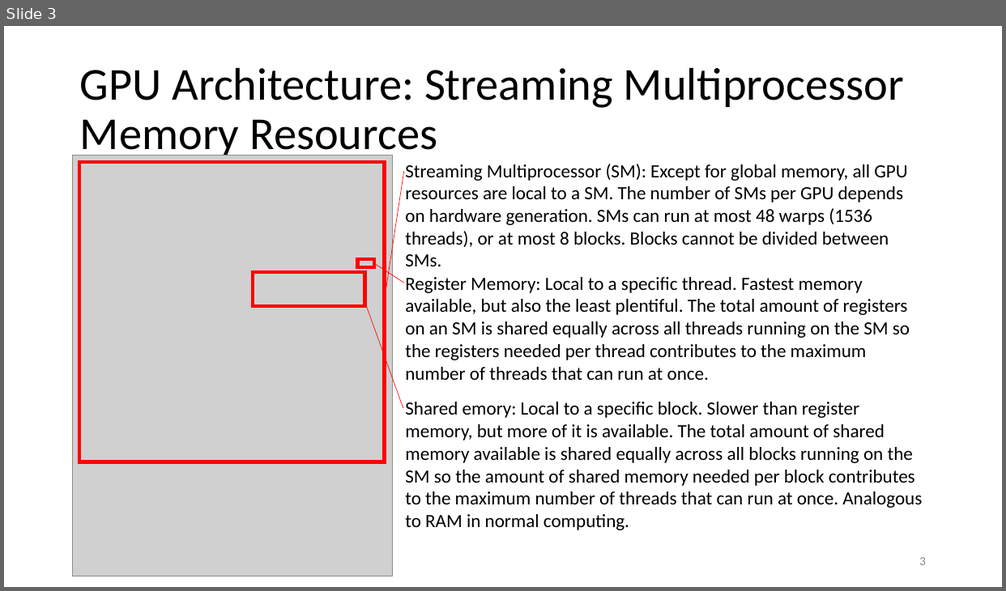
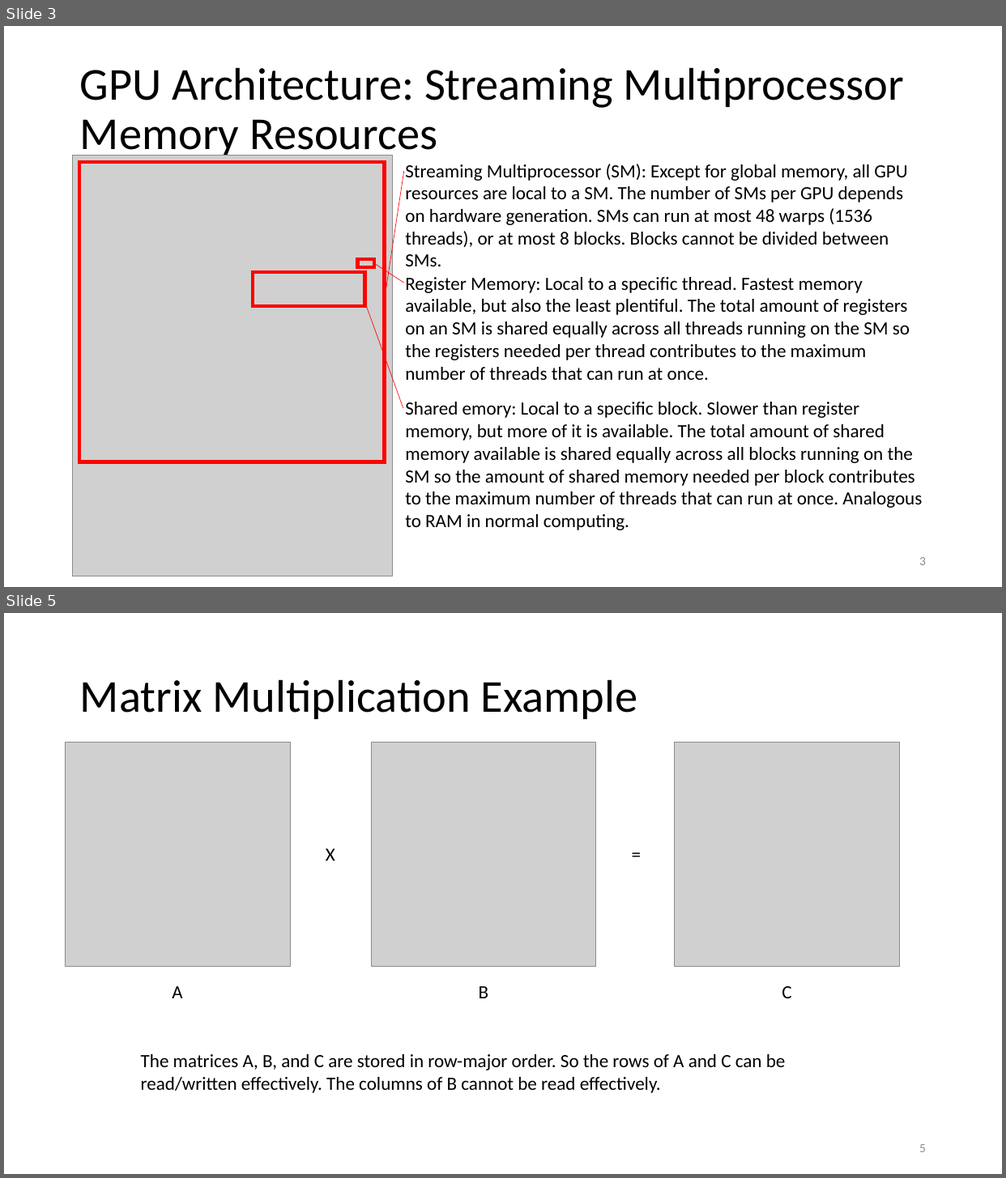
Before and after one commit to d-henness/thesis, a slide deck: defence_pres.pptx. Shown one above the other, each under a label of ours: slide 3 before the commit, slides 3 and 5 after it; the slides between them are not shown. The pictures are 1006x591 and 1006x1178 pixels, drawn with LibreOffice and Linux fonts; fonts in the diff are those of the drawing; grey boxes stand for pictures. Boxes give left, top, right and bottom in pixels: in the first picture for what was removed or moved away, otherwise in the second. Text is boxed around its words. In the diff, an @@ line names an element or a change of style, - is before the commit and + after.

```diff
--- a/defence_pres.pptx
+++ b/defence_pres.pptx
@@ slide 5 added at (x1=4, y1=613, x2=1002, y2=1174), background #FFFFFF @@
@@ title added at (x1=80, y1=679, x2=638, y2=719), 44 pt, text #000000 @@
+Matrix Multiplication Example
@@ picture added at (x1=65, y1=742, x2=290, y2=966) @@
@@ picture added at (x1=371, y1=742, x2=596, y2=966) @@
@@ picture added at (x1=675, y1=742, x2=900, y2=966) @@
@@ text added at (x1=326, y1=849, x2=335, y2=861), 18 pt, text #000000 @@
+X
@@ text added at (x1=613, y1=839, x2=660, y2=869), 18 pt, text #000000 @@
+=
@@ text added at (x1=172, y1=986, x2=182, y2=999), 18 pt, text #000000 @@
+A
@@ text added at (x1=479, y1=986, x2=489, y2=999), 18 pt, text #000000 @@
+B
@@ text added at (x1=782, y1=986, x2=791, y2=999), 18 pt, text #000000 @@
+C
@@ text added at (x1=141, y1=1054, x2=786, y2=1093), 18 pt, text #000000 @@
+The matrices A, B, and C are stored in row-major order. So the rows of A and C can be read/written effectively. The columns of B cannot be read effectively.
@@ page number added at (x1=919, y1=1144, x2=926, y2=1152), 12 pt, text #8C8C8C @@
+5
```
Also in this commit, not shown: 1 slide changed, 1 other slide added, 7 other files.
